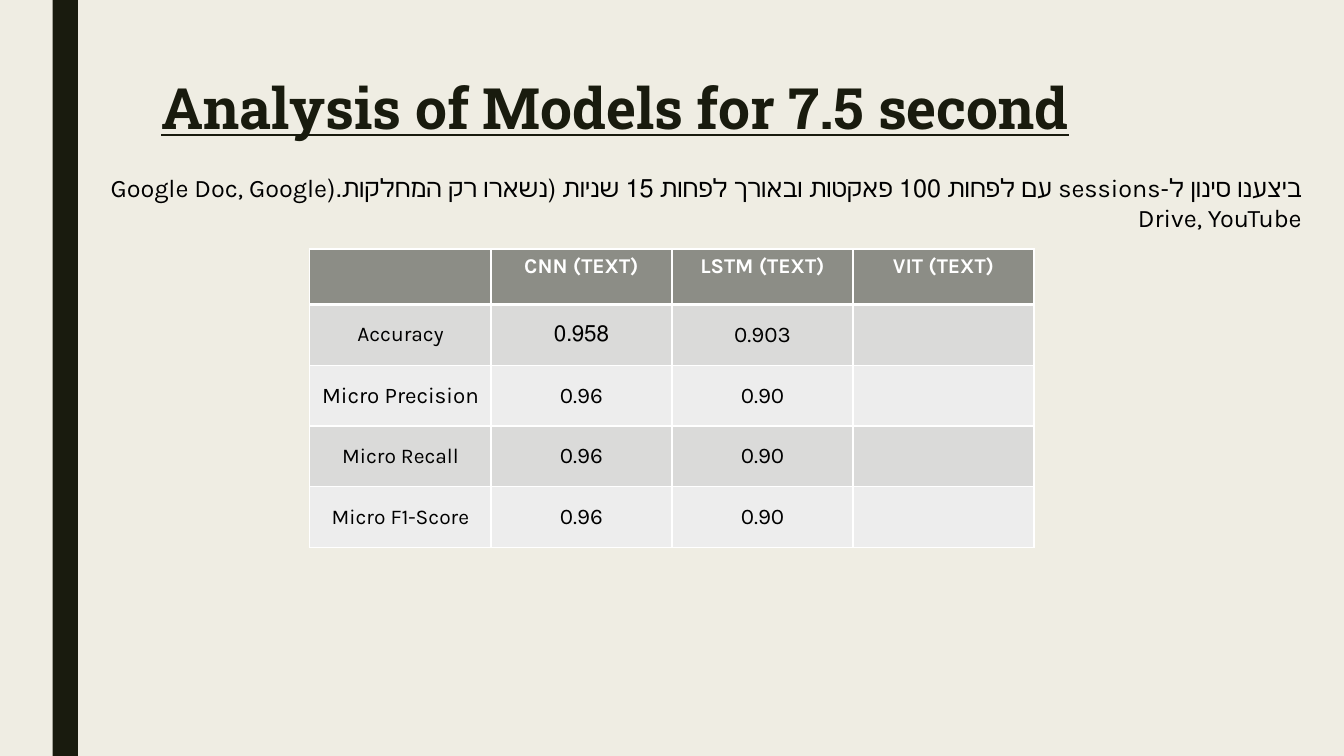
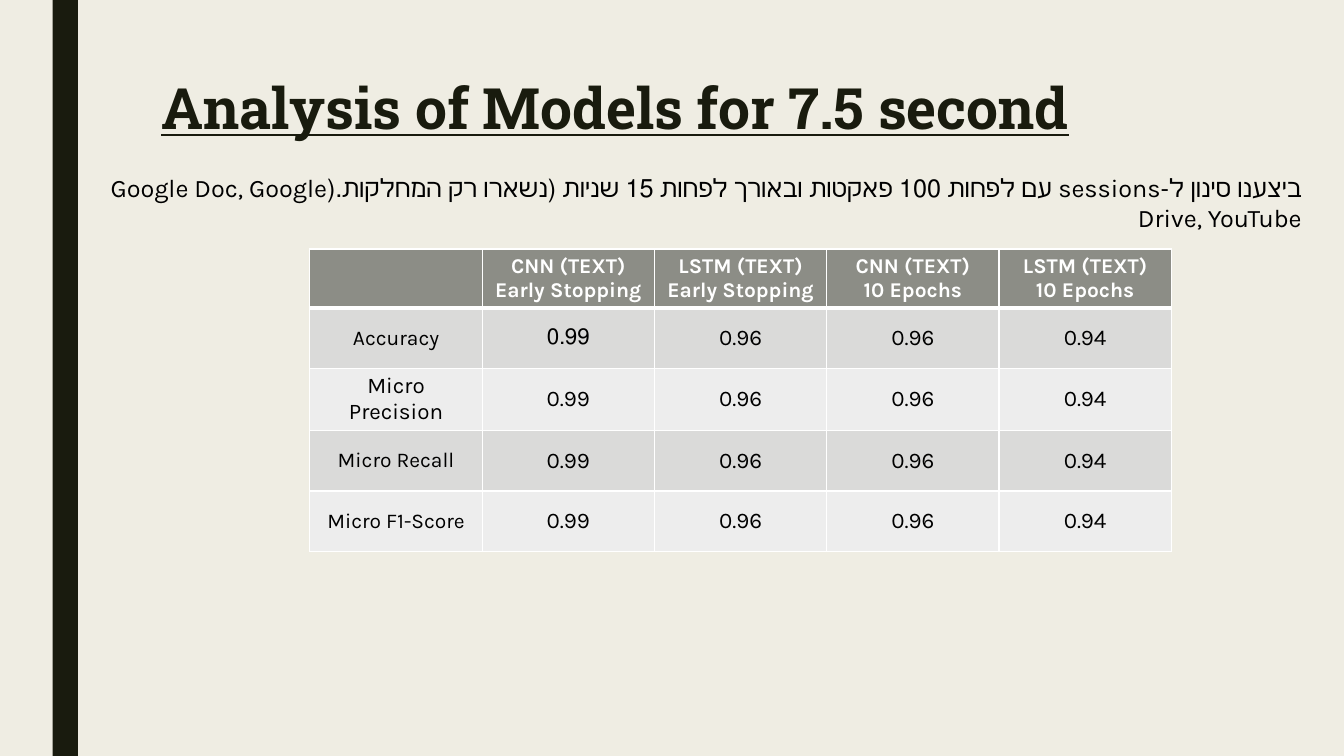
Before and after one commit to ShalevBenDavid/Traffic-Classification-Research, a slide deck: slide 13 of Research/Research_Progress.pptx. Drawn at 1344x756 pixels with LibreOffice and Linux fonts; fonts in the diff are those of the drawing. Boxes give left, top, right and bottom in pixels: in the first picture for what was removed or moved away, otherwise in the second. Text is boxed around its words. In the diff, an @@ line names an element or a change of style, - is before the commit and + after.

Commit message:
updating results

```diff
--- a/Research/Research_Progress.pptx
+++ b/Research/Research_Progress.pptx
@@ table at (x1=310, y1=249, x2=1172, y2=553) @@
-column 2: CNN (TEXT) | 0.958 | 0.96 | 0.96 | 0.96
-column 3: LSTM (TEXT) | 0.903 | 0.90 | 0.90 | 0.90
-column 4: VIT (TEXT) |  |  |  | 
+column 2: CNN (TEXT) / Early Stopping | 0.99 | 0.99 | 0.99 | 0.99
+column 3: LSTM (TEXT) / Early Stopping | 0.96 | 0.96 | 0.96 | 0.96
+column 4: CNN (TEXT) / 10 Epochs | 0.96 | 0.96 | 0.96 | 0.96
+column 5: LSTM (TEXT) / 10 Epochs | 0.94 | 0.94 | 0.94 | 0.94
@@ table resized from (x1=310, y1=249, x2=1035, y2=547) to (x1=310, y1=249, x2=1172, y2=553) @@
```
